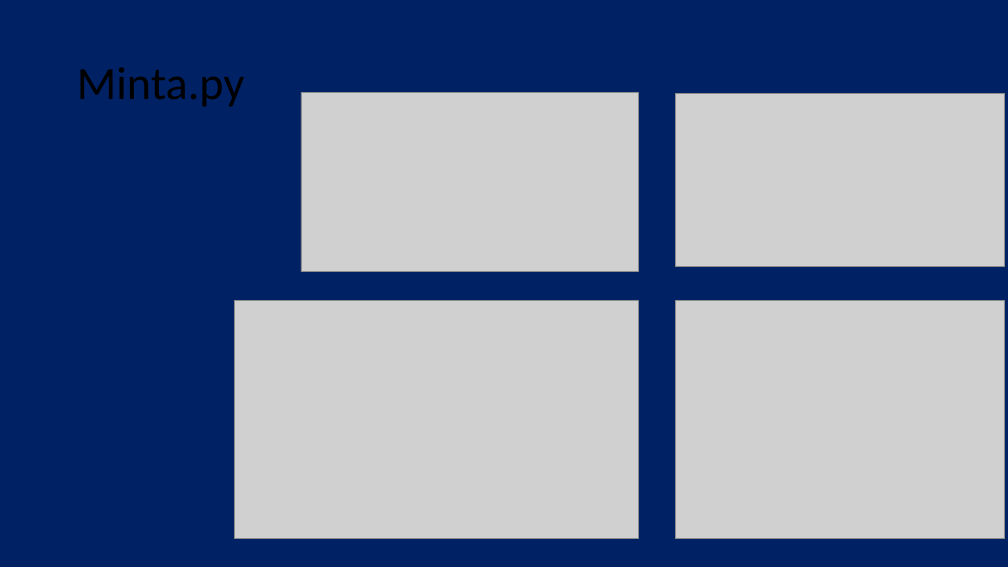
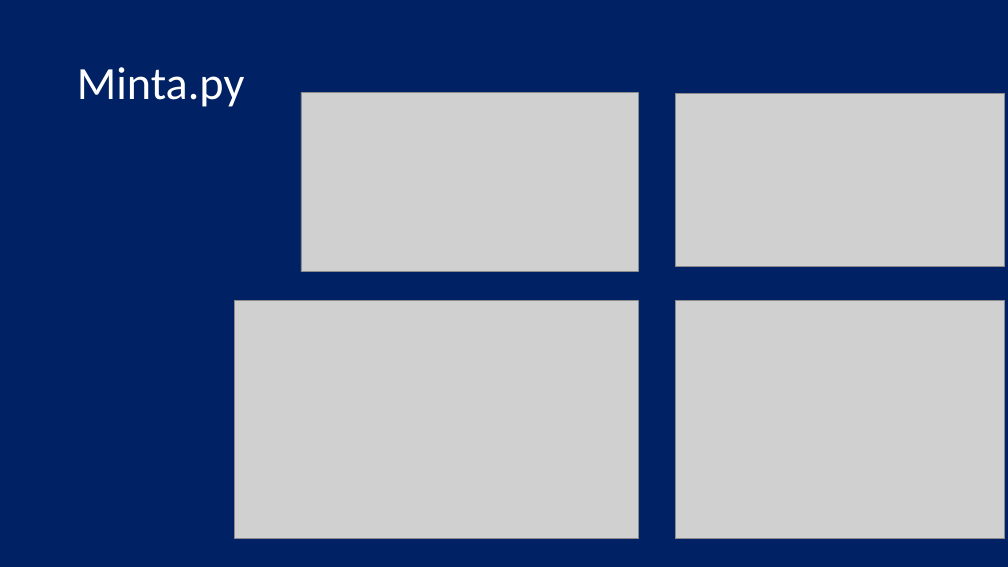
Before and after one commit to majorbalintistvan/pygame_html-ppt, a slide deck: slide 9 of powerpoint.pptx. Drawn at 1008x567 pixels with LibreOffice and Linux fonts; fonts in the diff are those of the drawing; grey boxes stand for pictures; background and template pictures are left out. Boxes give left, top, right and bottom in pixels: in the first picture for what was removed or moved away, otherwise in the second. Text is boxed around its words. In the diff, an @@ line names an element or a change of style, - is before the commit and + after.

```diff
--- a/powerpoint.pptx
+++ b/powerpoint.pptx
@@ title "Minta.py" at <box>77,67,245,107</box>: text colour #000000 to #FFFFFF @@
```
Also in this commit, not shown: 2 other slides changed.
